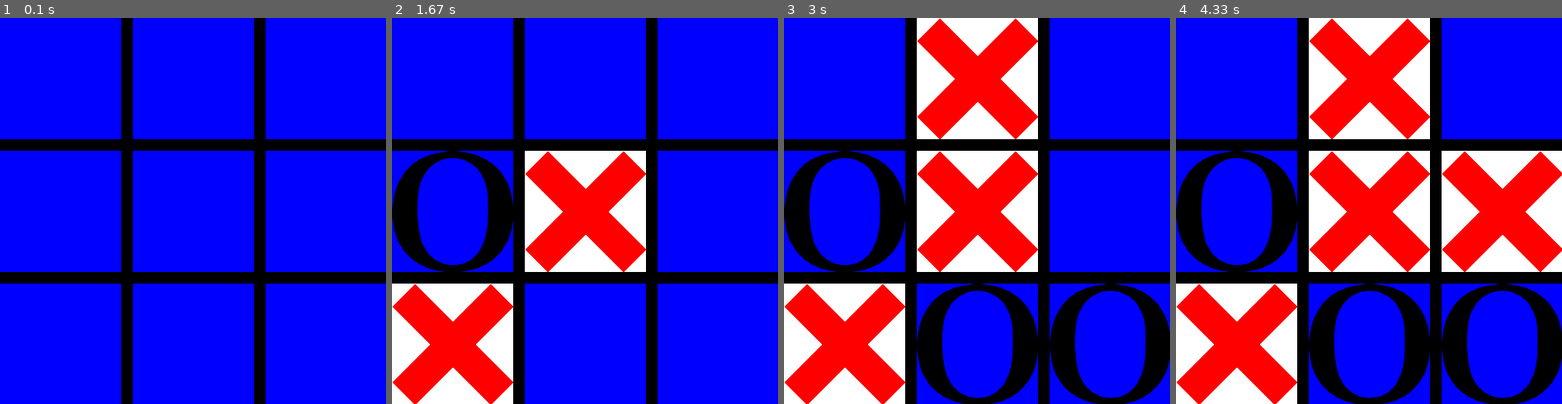
Above: before the commit, frames 1-4 (left to right).
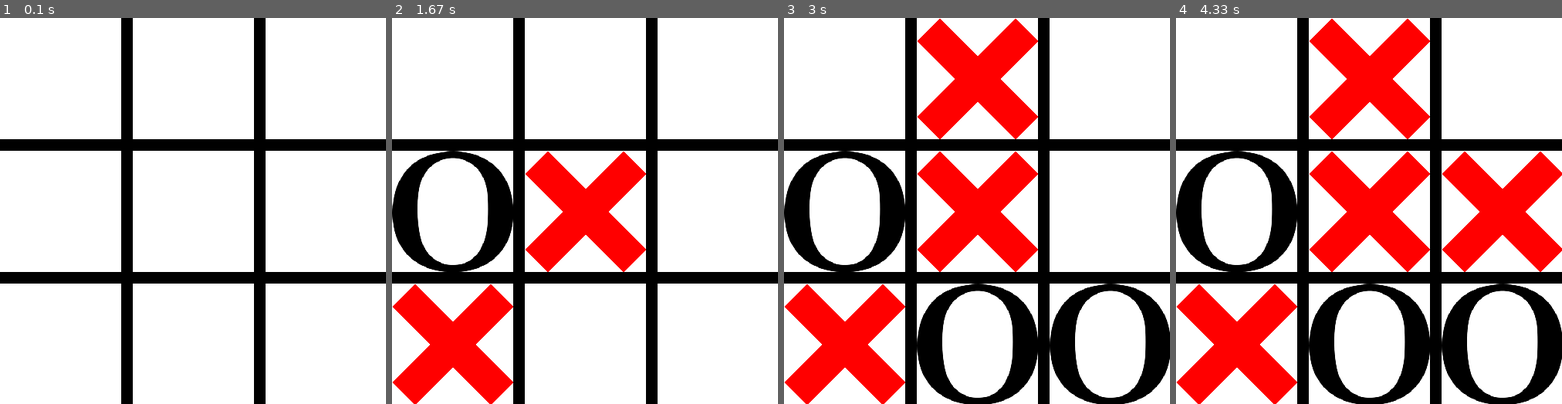
Above: after the commit, the same moments.

Repository: mcorby17/pygame-tic-tac-toe
Game: pygame game, started from TicTacToe.py
Two runs of this game, one before a commit and one after it. Both use one fixed random seed, a clock stepped at 60 frames per second and the inputs below.
Inputs (mouse positions are in pixels of both pictures, inside the frame that each line leads up to):
- Up to frame 1 (0.1 s): no input
- Up to frame 2 (1.67 s): click (585, 211) at 0.38 s; click (492, 214) at 0.78 s; click (465, 299) at 1.2 s; move the mouse to (727, 346) at 1.5 s
- Up to frame 3 (3 s): click (1119, 346) at 1.7 s; click (984, 79) at 2.27 s; move the mouse to (957, 311) at 2.63 s; click (957, 311) at 2.9 s
- Up to frame 4 (4.33 s): move the mouse to (1469, 272) at 3.3 s; click (1469, 272) at 3.6 s

The runs differ from the first frame. In frame 1, 88% of the frame differs, in the area x 0-100%, y 0-100%; in frame 2, 65%; in frame 3, 48%; in frame 4, 38%.

Commit message:
Remove blue background for spaces since I know they're working. Add function to keep track of game status. Have not yet added method to check if a player has won.

Diff:
--- a/Board.py
+++ b/Board.py
@@ -58,18 +58,20 @@
         # Keep track of lines made - we don't want more than 4
         linesMade = 0
 
-        for y in range(3):
-            for x in range(3):
+        for x in range(3):
+            for y in range(3):
 
                 # Create a new space and put in list to keep track of
-                self.spaces.append(Space(self.screen, self.spaceHeight, self.spaceWidth,
+                # Need a new argument to know what position the space is on the board
+                #   This is the (x, y) tuple
+                self.spaces.append(Space(self.screen, (x, y), self.spaceHeight, self.spaceWidth,
                                          tuple(xy_location)))
 
                 # Update xy_location list to correct position
                 xy_location[0] += self.spaceWidth
 
                 # Create the line if we haven't reached limit of 4
-                if linesMade < 4 and x != 2:
+                if linesMade < 4 and y != 2:
 
                     # Move half the line thickness so there's no overlap between the line
                     # and the Space
@@ -115,6 +117,15 @@
             self.player = 'X'
             return
 
+    def UpdateBoardStatus(self, space):
+        """
+        Update board array with the status of each Space object for reference later
+        so we can see if a player has won the game or if the game ended in a tie
+        :return:
+        """
+        self.board[space.boardPosition[0]][space.boardPosition[1]] = space.status
+
+
     def HandleClick(self, mousePosition):
         """
         React to use mouse click. Essentially pass the mouse position to the
@@ -125,4 +136,5 @@
         """
         for space in self.spaces:
             if space.ShowPiece(self.player, mousePosition):
+                self.UpdateBoardStatus(space)
                 self.TogglePlayer()
--- a/Space.py
+++ b/Space.py
@@ -14,8 +14,9 @@
         How am I going to align each Space? Constructor might need
         arguments as to where the Space should be blitted
     """
-    def __init__(self, screen, height=100, width=100, location=(0, 0)):
+    def __init__(self, screen, boardPosition, height=100, width=100, location=(0, 0)):
         self.screen = screen
+        self.boardPosition = boardPosition
         self.height = height
         self.width = width
         self.location = location
@@ -31,7 +32,7 @@
 
         # Automatically draw self
         # NOTE: Temporarily using blue to see where the spaces are
-        pygame.draw.rect(self.screen, (0, 0, 255), self.rect)
+        pygame.draw.rect(self.screen, (255, 255, 255), self.rect)
 
     def ShowPiece(self, player, mousePos):
         """
